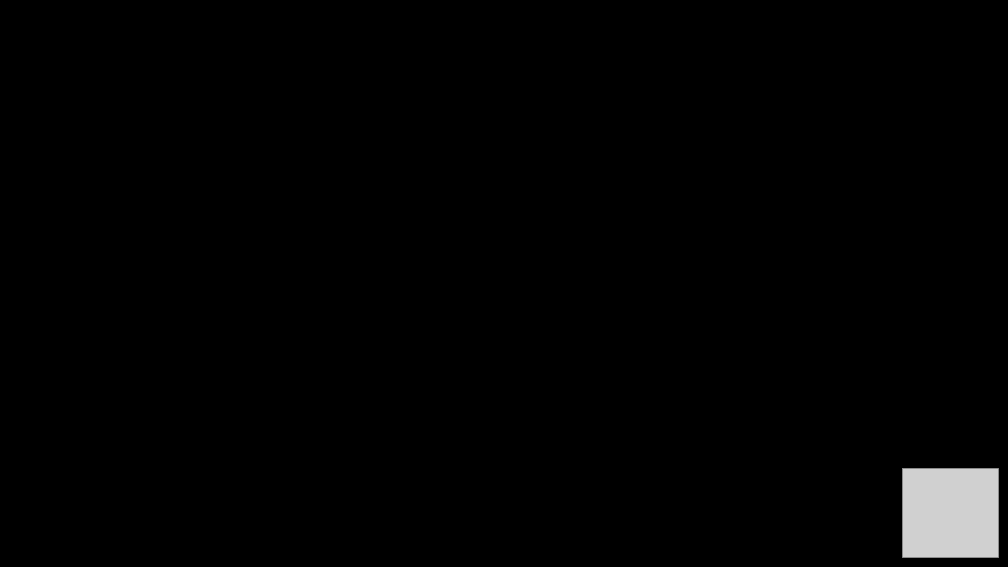
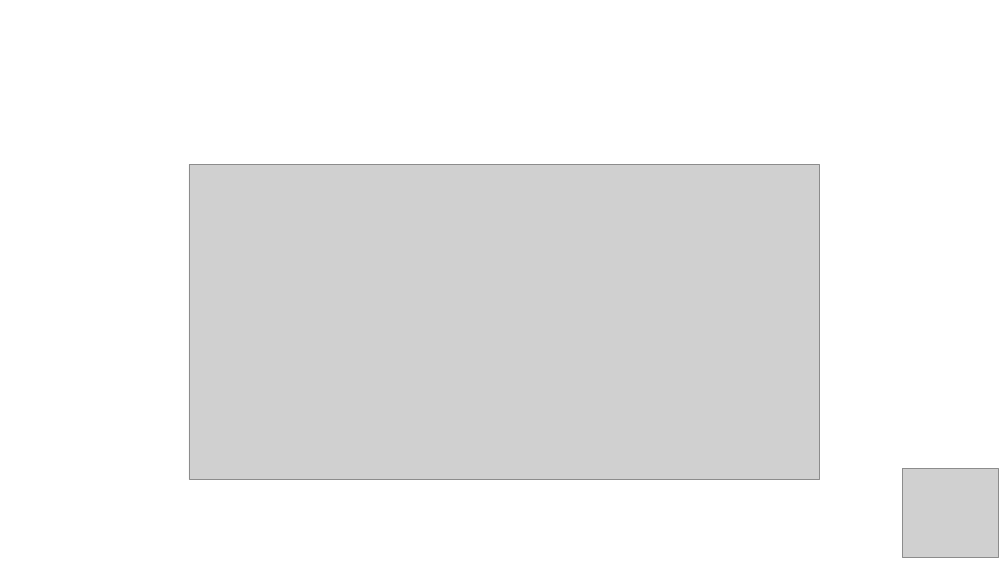
Before and after one commit to kjlyon/safe-house, a slide deck: slide 8 of IoT-Hackathon-presentation.pptx (slide 6 before the commit). Drawn at 1008x567 pixels with LibreOffice and Linux fonts; fonts in the diff are those of the drawing; grey boxes stand for pictures; background and template pictures are left out. Boxes give left, top, right and bottom in pixels: in the first picture for what was removed or moved away, otherwise in the second. Text is boxed around its words. In the diff, an @@ line names an element or a change of style, - is before the commit and + after.

```diff
--- a/IoT-Hackathon-presentation.pptx
+++ b/IoT-Hackathon-presentation.pptx
@@ background picture (left out) to #FFFFFF @@
@@ picture added at (189, 164, 819, 479) @@
```
Also in this commit, not shown: 2 other slides changed, 5 slides added, 5 slides removed, 1 other file.
